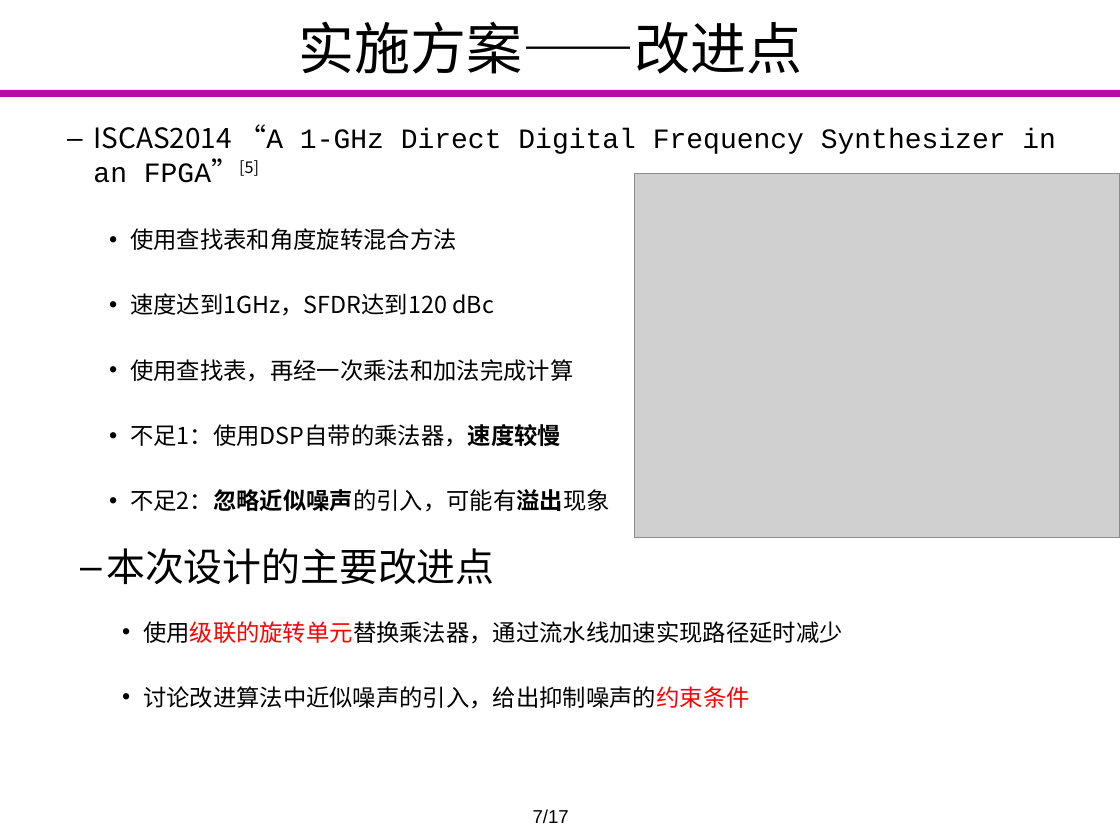
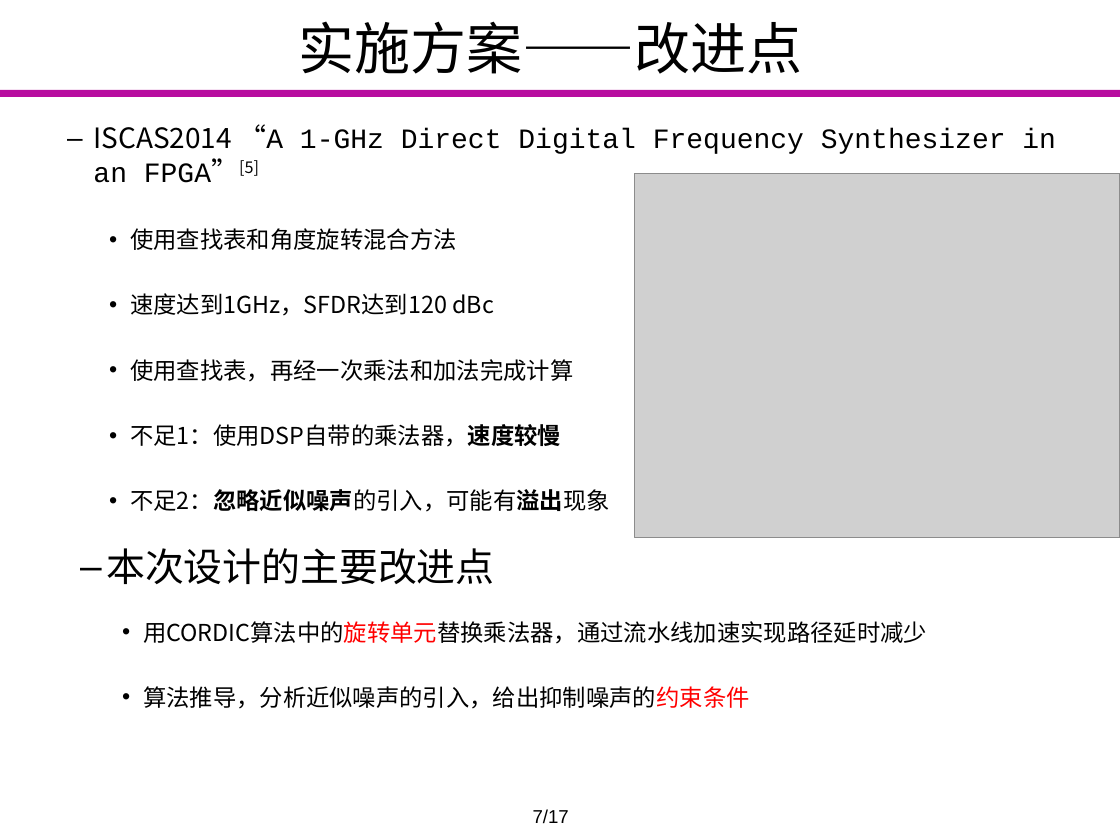
Before and after one commit to Markov2016/lunwen, a slide deck: slide 7 of dabian/杨一雄_毕业设计答辩_v2.0.pptx. Drawn at 1120x840 pixels with LibreOffice and Linux fonts; fonts in the diff are those of the drawing; grey boxes stand for pictures; background and template pictures are left out. Boxes give left, top, right and bottom in pixels: in the first picture for what was removed or moved away, otherwise in the second. Text is boxed around its words. In the diff, an @@ line names an element or a change of style, - is before the commit and + after.

```diff
--- a/dabian/杨一雄_毕业设计答辩_v2.0.pptx
+++ b/dabian/杨一雄_毕业设计答辩_v2.0.pptx
@@ text at (x1=143, y1=621, x2=927, y2=709): text changed @@
-    • 使用级联的旋转单元替换乘法器，通过流水线加速实现路径延时减少
-    • 讨论改进算法中近似噪声的引入，给出抑制噪声的约束条件
+    • 用CORDIC算法中的旋转单元替换乘法器，通过流水线加速实现路径延时减少
+    • 算法推导，分析近似噪声的引入，给出抑制噪声的约束条件
```
Also in this commit, not shown: 10 other slides changed, 1 other file.
